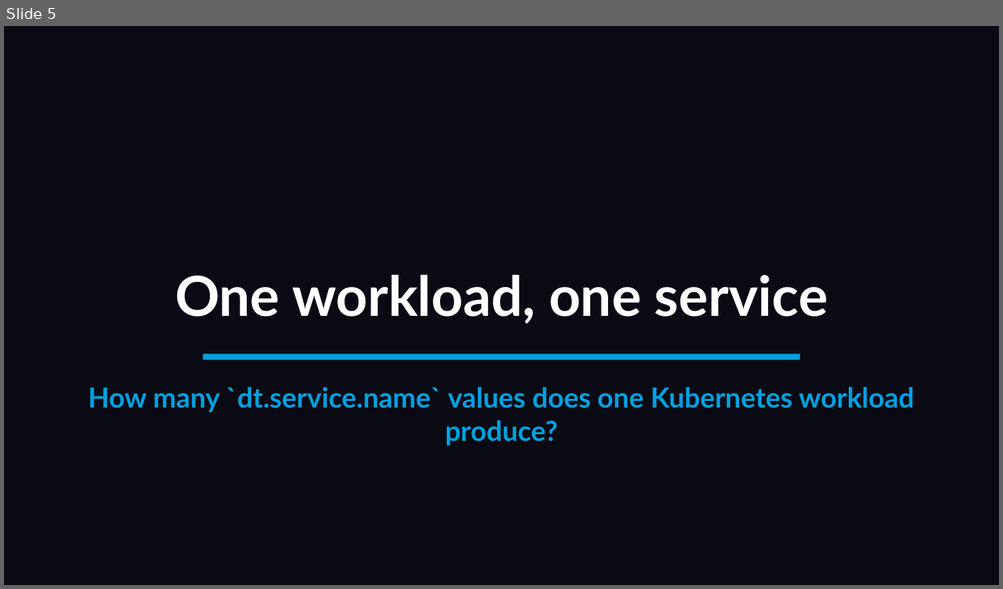
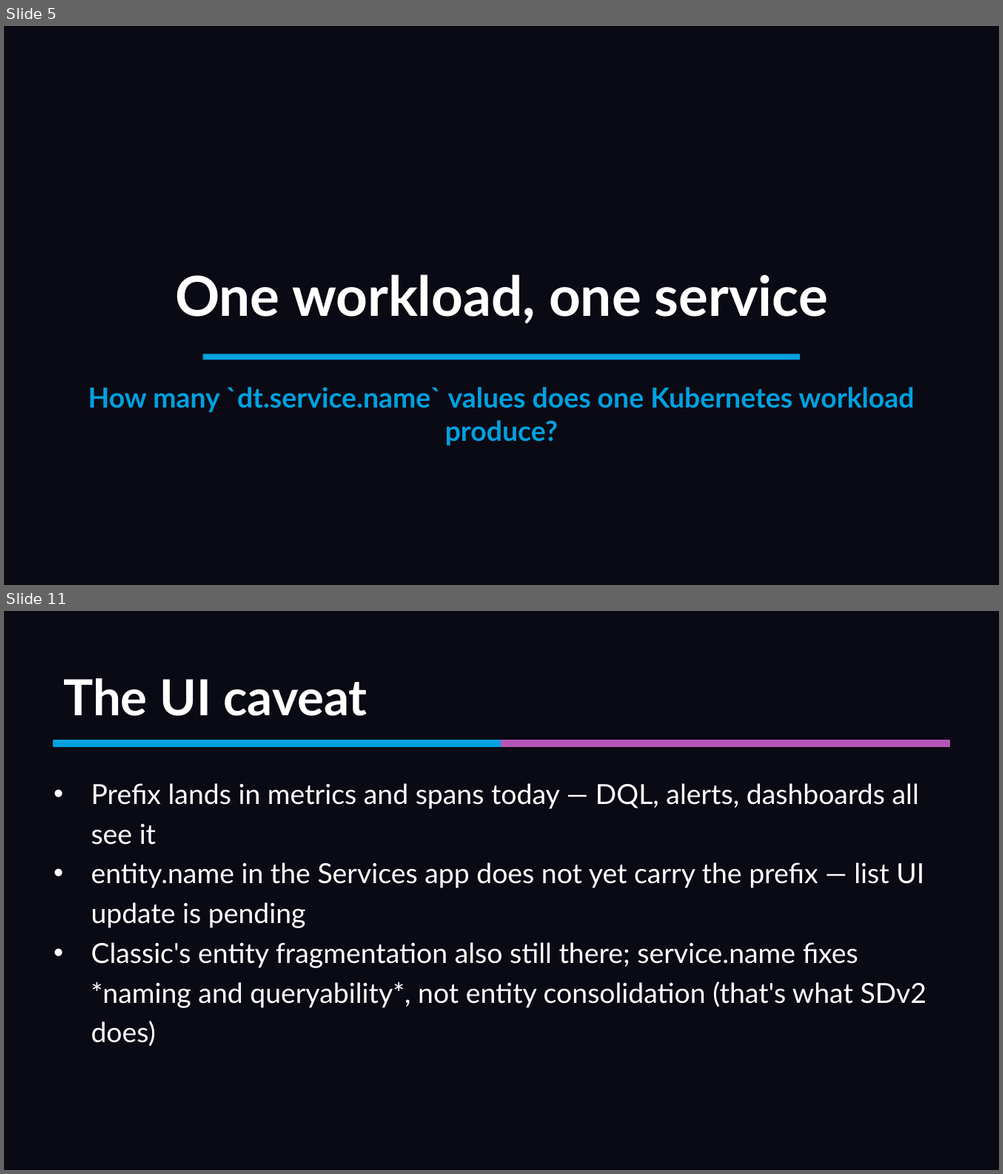
Before and after one commit to mreider/orders-demo, a slide deck: presentation/sdv2-presentation.pptx. Shown one above the other, each under a label of ours: slide 5 before the commit, slides 5 and 11 after it; the slides between them are not shown. The pictures are 1003x589 and 1003x1174 pixels, drawn with LibreOffice and Linux fonts; fonts in the diff are those of the drawing. Boxes give left, top, right and bottom in pixels: in the first picture for what was removed or moved away, otherwise in the second. Text is boxed around its words. In the diff, an @@ line names an element or a change of style, - is before the commit and + after.

```diff
--- a/presentation/sdv2-presentation.pptx
+++ b/presentation/sdv2-presentation.pptx
@@ slide 11 added at [4, 611, 999, 1170], background #0A0A14 @@
@@ text added at [63, 678, 367, 716], 36 pt, text #FFFFFF, bold @@
+The UI caveat
@@ rectangle added at [54, 741, 501, 746], fill #00A1E0, outline #00A1E0 1 pt @@
@@ rectangle added at [501, 741, 949, 746], fill #B455B6, outline #B455B6 1 pt @@
@@ text added at [91, 783, 927, 1047], 20 pt, text #FFFFFF @@
+• Prefix lands in metrics and spans today — DQL, alerts, dashboards all see it
+• entity.name in the Services app does not yet carry the prefix — list UI update is pending
+• Classic's entity fragmentation also still there; service.name fixes *naming and queryability*, not entity consolidation (that's what SDv2 does)
```
Also in this commit, not shown: 6 slides changed, 10 other slides added, 52 slides removed, 54 other files.
